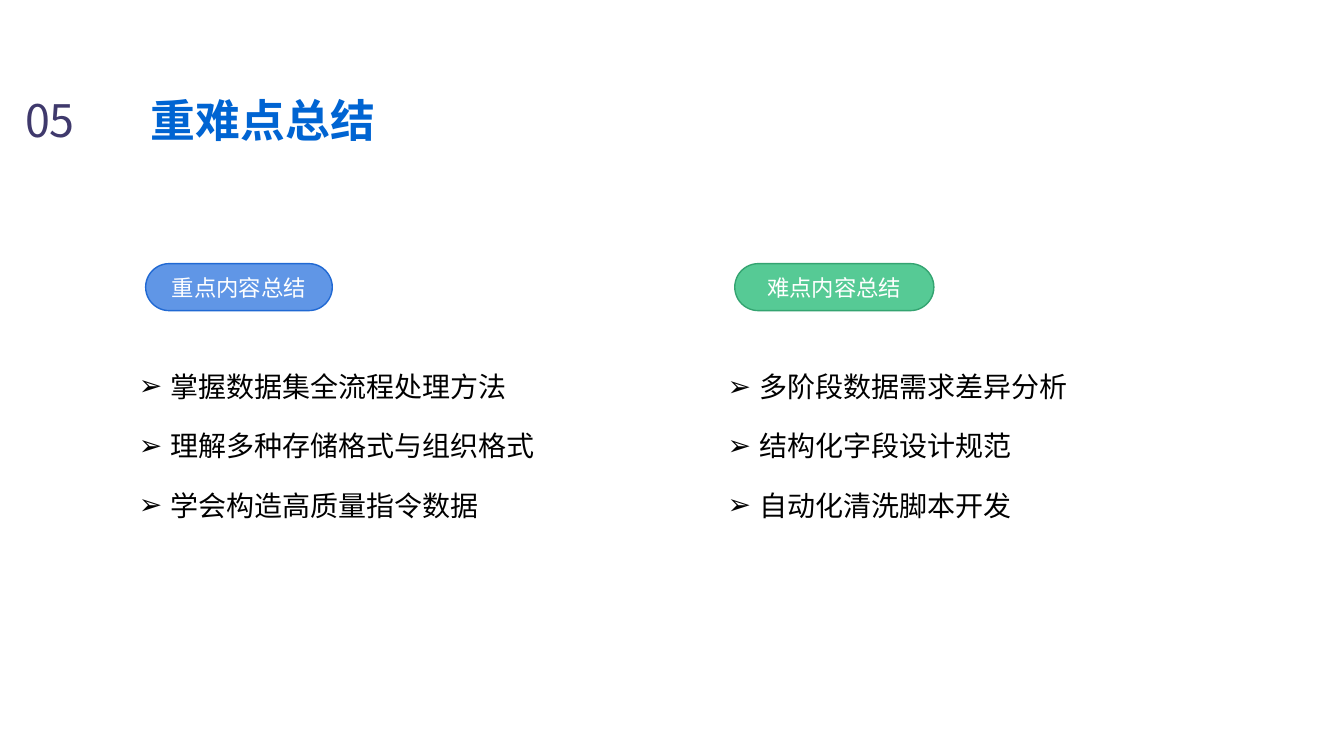
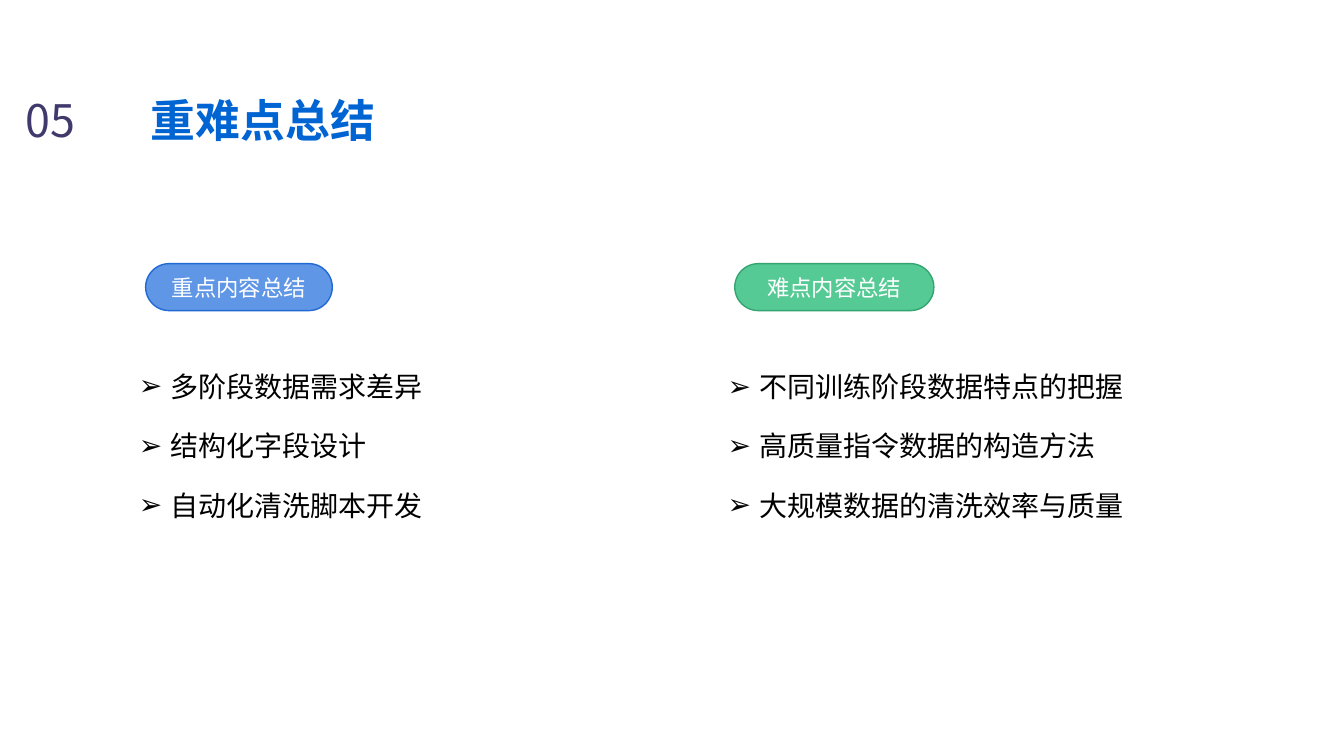
Before and after one commit to Silence1628/Ai_PPT, a slide deck: slide 15 of ppt_output/1.2_大模型公开数据集收集与指令数据构造.pptx. Drawn at 1344x756 pixels with LibreOffice and Linux fonts; fonts in the diff are those of the drawing; background and template pictures are left out. Boxes give left, top, right and bottom in pixels: in the first picture for what was removed or moved away, otherwise in the second. Text is boxed around its words. In the diff, an @@ line names an element or a change of style, - is before the commit and + after.

```diff
--- a/ppt_output/1.2_大模型公开数据集收集与指令数据构造.pptx
+++ b/ppt_output/1.2_大模型公开数据集收集与指令数据构造.pptx
@@ text at [170, 373, 422, 400]: text changed @@
-➢ 掌握数据集全流程处理方法
+➢ 多阶段数据需求差异
@@ text at [759, 373, 1124, 400]: text changed @@
-➢ 多阶段数据需求差异分析
+➢ 不同训练阶段数据特点的把握
@@ text at [170, 432, 366, 459]: text changed @@
-➢ 理解多种存储格式与组织格式
+➢ 结构化字段设计
@@ text at [759, 432, 1095, 459]: text changed @@
-➢ 结构化字段设计规范
+➢ 高质量指令数据的构造方法
@@ text at [170, 492, 422, 519]: text changed @@
-➢ 学会构造高质量指令数据
+➢ 自动化清洗脚本开发
@@ text at [759, 492, 1124, 519]: text changed @@
-➢ 自动化清洗脚本开发
+➢ 大规模数据的清洗效率与质量
```
Also in this commit, not shown: 6 other slides changed, 29 other files.
